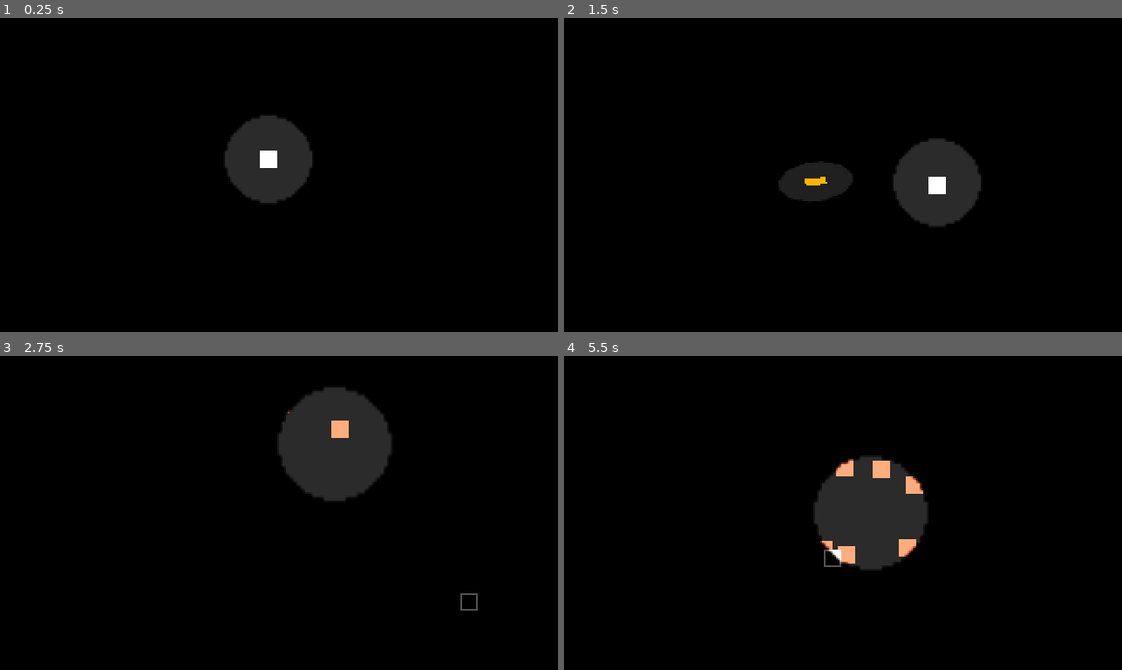
Above: before the commit, frames 1-4 (two rows, left to right).
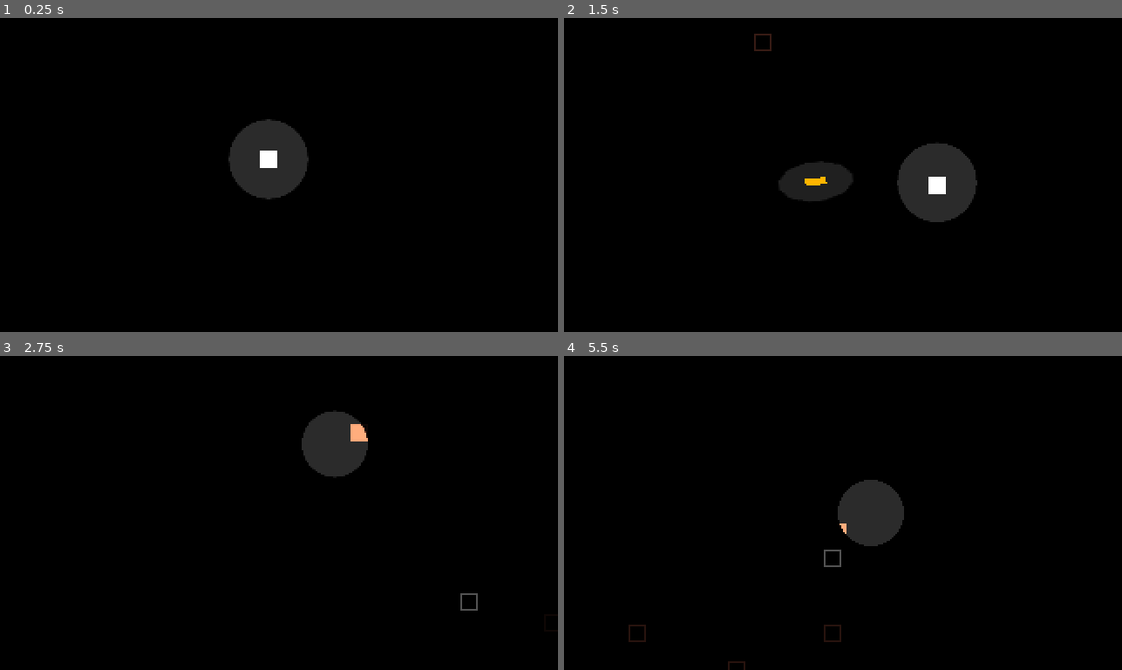
Above: after the commit, the same moments.

Repository: ThanapatrP/game-project-shooter
Game: Godot game, scene res://src/levels/test_level.tscn
The game is run twice, just before and just after one commit, with the same random seed, the same clock (stepped at 60 frames per second) and the same inputs.
Inputs (mouse positions are in pixels of both pictures, inside the frame that each line leads up to):
- Up to frame 1 (0.25 s): no input
- Up to frame 2 (1.5 s): tap Enter at 0.5 s; move the mouse to (965, 159) at 0.52 s; hold D (right) 0.53-1.28 s; hold Right mouse button (m2) 0.53-1.28 s; move the mouse to (731, 190) at 1.27 s; hold S (down) from 1.28 s (still down); click (731, 190) at 1.35 s
- Up to frame 3 (2.75 s): right-click (167, 528) at 1.55 s; move the mouse to (334, 443) at 2.02 s; release S (down) at 2.03 s; hold D (right) from 2.03 s (still down); hold Right mouse button (m2) from 2.03 s (still down)
- Up to frame 4 (5.5 s): move the mouse to (815, 575) at 2.77 s; release D (right) at 2.78 s; release Right mouse button (m2) at 2.78 s; hold W (up) 2.78-3.53 s; right-click (815, 575) at 2.85 s; move the mouse to (1010, 560) at 3.52 s; press the mouse at (1010, 560) at 3.53 s; hold A (left) 3.53-5.03 s; right-click (1010, 560) at 3.8 s; move the mouse to (675, 465) at 4.27 s; release the mouse at (675, 465) at 4.28 s; right-click (675, 465) at 4.35 s; move the mouse to (870, 513) at 5.02 s; hold S (down) from 5.03 s (still down); hold Right mouse button (m2) from 5.03 s (still down)

The runs differ from the first frame. In frame 1, 0.5% of the frame differs, in the area x 40-56%, y 31-59%; in frame 2, 0.6%; in frame 3, 3.9%, in the area x 50-70%, y 10-47%; in frame 4, 3.8%.

Commit message:
more gameplay loop

Diff:
--- a/src/characters/enemy/running_enemy.gd
+++ b/src/characters/enemy/running_enemy.gd
@@ -1,7 +1,7 @@
 extends CharacterBody2D
 
 
-const SPD = 20
+var spd = 20
 var hp = 100
 var flashing_t = 0.0
 
@@ -9,6 +9,10 @@
 
 
 func _process(delta):
+
+	if($PositionMarker.color.a > 0):
+		$PositionMarker.color.a = lerp($PositionMarker.color.a, 0.0, 0.1)
+
 	if follow == null:
 		if get_tree().current_scene.get_node_or_null("%Player"):
 			follow = get_tree().current_scene.get_node_or_null("%Player")
@@ -23,7 +27,7 @@
 
 func _physics_process(delta):
 	if follow != null:
-		velocity = lerp(velocity, global_position.direction_to(follow.global_position) * SPD, 0.1)
+		velocity = lerp(velocity, global_position.direction_to(follow.global_position) * spd, 0.1)
 	else:
 		velocity = Vector2.ZERO
 
@@ -31,11 +35,13 @@
 
 
 func hurt(kb_dir, damage):
-	velocity = kb_dir * SPD * 3
+	velocity = kb_dir * spd * 3
 
 	hp -= damage
 
 	flashing_t = 0.04
 
+	spd *= 1.1
+
 	if hp <= 0.0:
 		queue_free()
--- a/src/characters/enemy/running_enemy.tscn
+++ b/src/characters/enemy/running_enemy.tscn
@@ -8,6 +8,9 @@
 [sub_resource type="CapsuleShape2D" id="CapsuleShape2D_1utja"]
 radius = 5.0
 height = 10.0
+
+[sub_resource type="CanvasItemMaterial" id="CanvasItemMaterial_1utja"]
+light_mode = 1
 
 [node name="RunningEnemy" type="CharacterBody2D"]
 collision_layer = 4
@@ -33,3 +36,9 @@
 [node name="CollisionShape2D" type="CollisionShape2D" parent="."]
 rotation = 1.5708
 shape = SubResource("CapsuleShape2D_1utja")
+
+[node name="PositionMarker" type="Polygon2D" parent="."]
+material = SubResource("CanvasItemMaterial_1utja")
+scale = Vector2(0.03125, 0.03125)
+color = Color(0.698039, 0.341176, 0.247059, 1)
+polygon = PackedVector2Array(-160, -160, -128, -128, -128, 128, 128, 128, 128, -128, -128, -128, -160, -160, 160, -160, 160, 160, -160, 160)
--- a/src/characters/player/player.gd
+++ b/src/characters/player/player.gd
@@ -5,9 +5,9 @@
 const SPD = 80.0
 var p_input := Vector2.ZERO
 
-const LIGHT_RAD := 16
-const DEF_LIGHT_SCALE = 2.2
-const PLAYER_LIGHT_SCALE = 1.7
+const LIGHT_RES := 128
+const DEF_LIGHT_SCALE = 40
+const PLAYER_LIGHT_SCALE = 48
 var mouse_pos : Vector2 = Vector2.ZERO
 var mouse_rad := 0.0
 var mouse_dir : Vector2 = Vector2.ZERO
@@ -30,28 +30,12 @@
 
 	var lerp_pow = 0.5
 
-	# if get_global_mouse_position().distance_to(global_position) < 32:
-	# 	$LightPivot.global_position = lerp($LightPivot.global_position, global_position, lerp_pow)
-	# 	$LightPivot.scale = lerp($LightPivot.scale, Vector2(PLAYER_LIGHT_SCALE, PLAYER_LIGHT_SCALE), lerp_pow)
-	# 	$LightPivot/PointLight2D.energy = lerp($LightPivot/PointLight2D.energy, 0.0, lerp_pow)
-
-	# 	$SelfLight.energy = lerp($SelfLight.energy, 2.0, lerp_pow)
-	# 	$SelfLight.scale = lerp($SelfLight.scale, Vector2(PLAYER_LIGHT_SCALE, PLAYER_LIGHT_SCALE), lerp_pow)
-
-	# else:
-	# 	$LightPivot.global_position = get_global_mouse_position()
-	# 	$LightPivot.scale = lerp($LightPivot.scale, Vector2(DEF_LIGHT_SCALE, DEF_LIGHT_SCALE), lerp_pow)
-	# 	$LightPivot/PointLight2D.energy = lerp($LightPivot/PointLight2D.energy, 2.0, lerp_pow)
-
-	# 	$SelfLight.energy = lerp($SelfLight.energy, 1.5, lerp_pow)
-	# 	$SelfLight.scale = lerp($SelfLight.scale, Vector2(PLAYER_LIGHT_SCALE * 0.4, PLAYER_LIGHT_SCALE * 0.4), lerp_pow)
-
 	if Input.is_action_pressed("m2"):
 		$LightPivot.global_position = lerp($LightPivot.global_position, get_global_mouse_position(), lerp_pow)
-		$LightPivot.scale = lerp($LightPivot.scale, Vector2(DEF_LIGHT_SCALE, DEF_LIGHT_SCALE), lerp_pow)
+		$LightPivot.scale = lerp($LightPivot.scale, float_to_vec(cal_light_scale(DEF_LIGHT_SCALE)), lerp_pow)
 	else:
 		$LightPivot.global_position = lerp($LightPivot.global_position, global_position, lerp_pow)
-		$LightPivot.scale = lerp($LightPivot.scale, Vector2(PLAYER_LIGHT_SCALE, PLAYER_LIGHT_SCALE), lerp_pow)
+		$LightPivot.scale = lerp($LightPivot.scale, float_to_vec(cal_light_scale(PLAYER_LIGHT_SCALE)), lerp_pow)
 
 	shoot_cd -= delta
 
@@ -81,3 +65,11 @@
 	get_tree().current_scene.add_child(bullet)
 
 	shoot_cd = DEF_SHOOT_CD
+
+func cal_light_scale(target_rad):
+	var p = 1.0/LIGHT_RES
+
+	return p * target_rad
+
+func float_to_vec(n):
+	return Vector2(n, n)
--- a/src/characters/player/player.tscn
+++ b/src/characters/player/player.tscn
@@ -16,8 +16,8 @@
 
 [sub_resource type="GradientTexture2D" id="GradientTexture2D_5c1al"]
 gradient = SubResource("Gradient_bxhu7")
-width = 32
-height = 32
+width = 128
+height = 128
 fill = 1
 fill_from = Vector2(0.5, 0.5)
 fill_to = Vector2(0, 1)
--- /dev/null
+++ b/src/levels/spawner.gd
@@ -0,0 +1,37 @@
+extends Node
+
+var spawn_cd = [1,2]
+var spawn_count = [2,5]
+
+var enemy_scene = preload("res://src/characters/enemy/running_enemy.tscn")
+
+var timer : Timer = null
+
+func _ready() -> void:
+	randomize()
+
+	timer = Timer.new()
+	add_child(timer)
+	timer.connect("timeout", spawn_rand)
+	timer.autostart = false
+	timer.one_shot = true
+
+	timer.start(randf_range(spawn_cd.get(0), spawn_cd.get(1)))
+
+func spawn_rand():
+	randomize()
+	var new_range = randf_range(spawn_count.get(0), spawn_count.get(1))
+	for i in range(0, new_range):
+		spawn()
+
+	timer.start(randf_range(spawn_cd.get(0), spawn_cd.get(1)))
+
+
+func spawn():
+	randomize()
+
+	var new_ene = enemy_scene.instantiate() as Node2D
+
+	new_ene.global_position = Vector2(randf_range(-32, 320+32), randf_range(-32, 180+32))
+
+	get_tree().current_scene.add_child(new_ene)
--- a/src/levels/test_level.tscn
+++ b/src/levels/test_level.tscn
@@ -1,7 +1,7 @@
 [gd_scene load_steps=3 format=3 uid="uid://bcnmonal0ebkm"]
 
 [ext_resource type="PackedScene" uid="uid://c2uvr2f2eld2n" path="res://src/characters/player/player.tscn" id="1_1ky7t"]
-[ext_resource type="PackedScene" uid="uid://dolcvif2pycvo" path="res://src/characters/enemy/running_enemy.tscn" id="2_6o3kl"]
+[ext_resource type="Script" uid="uid://dlkm2ubumia7v" path="res://src/levels/spawner.gd" id="2_6o3kl"]
 
 [node name="TestLevel" type="Node2D"]
 y_sort_enabled = true
@@ -21,98 +21,5 @@
 [node name="CanvasModulate" type="CanvasModulate" parent="."]
 color = Color(0, 0, 0, 1)
 
-[node name="RunningEnemy" parent="." instance=ExtResource("2_6o3kl")]
-position = Vector2(243, 155)
-
-[node name="RunningEnemy2" parent="." instance=ExtResource("2_6o3kl")]
-position = Vector2(275, 123)
-
-[node name="RunningEnemy3" parent="." instance=ExtResource("2_6o3kl")]
-position = Vector2(293, 81)
-
-[node name="RunningEnemy4" parent="." instance=ExtResource("2_6o3kl")]
-position = Vector2(287, 28)
-
-[node name="RunningEnemy5" parent="." instance=ExtResource("2_6o3kl")]
-position = Vector2(254, 6)
-
-[node name="RunningEnemy6" parent="." instance=ExtResource("2_6o3kl")]
-position = Vector2(191, -7)
-
-[node name="RunningEnemy7" parent="." instance=ExtResource("2_6o3kl")]
-position = Vector2(139, -18)
-
-[node name="RunningEnemy8" parent="." instance=ExtResource("2_6o3kl")]
-position = Vector2(87, -4)
-
-[node name="RunningEnemy9" parent="." instance=ExtResource("2_6o3kl")]
-position = Vector2(43, 13)
-
-[node name="RunningEnemy10" parent="." instance=ExtResource("2_6o3kl")]
-position = Vector2(15, 37)
-
-[node name="RunningEnemy11" parent="." instance=ExtResource("2_6o3kl")]
-position = Vector2(7, 75)
-
-[node name="RunningEnemy12" parent="." instance=ExtResource("2_6o3kl")]
-position = Vector2(27, 123)
-
-[node name="RunningEnemy13" parent="." instance=ExtResource("2_6o3kl")]
-position = Vector2(57, 151)
-
-[node name="RunningEnemy14" parent="." instance=ExtResource("2_6o3kl")]
-position = Vector2(86, 167)
-
-[node name="RunningEnemy15" parent="." instance=ExtResource("2_6o3kl")]
-position = Vector2(154, 172)
-
-[node name="RunningEnemy16" parent="." instance=ExtResource("2_6o3kl")]
-position = Vector2(189, 170)
-
-[node name="RunningEnemy17" parent="." instance=ExtResource("2_6o3kl")]
-position = Vector2(67, 195)
-
-[node name="RunningEnemy18" parent="." instance=ExtResource("2_6o3kl")]
-position = Vector2(15, 162)
-
-[node name="RunningEnemy19" parent="." instance=ExtResource("2_6o3kl")]
-position = Vector2(-18, 107)
-
-[node name="RunningEnemy20" parent="." instance=ExtResource("2_6o3kl")]
-position = Vector2(-35, 22)
-
-[node name="RunningEnemy21" parent="." instance=ExtResource("2_6o3kl")]
-position = Vector2(23, -28)
-
-[node name="RunningEnemy22" parent="." instance=ExtResource("2_6o3kl")]
-position = Vector2(23, -28)
-
-[node name="RunningEnemy23" parent="." instance=ExtResource("2_6o3kl")]
-position = Vector2(112, -61)
-
-[node name="RunningEnemy24" parent="." instance=ExtResource("2_6o3kl")]
-position = Vector2(210, -46)
-
-[node name="RunningEnemy25" parent="." instance=ExtResource("2_6o3kl")]
-position = Vector2(291, -32)
-
-[node name="RunningEnemy26" parent="." instance=ExtResource("2_6o3kl")]
-position = Vector2(343, 17)
-
-[node name="RunningEnemy27" parent="." instance=ExtResource("2_6o3kl")]
-position = Vector2(350, 82)
-
-[node name="RunningEnemy28" parent="." instance=ExtResource("2_6o3kl")]
-position = Vector2(322, 152)
-
-[node name="RunningEnemy29" parent="." instance=ExtResource("2_6o3kl")]
-position = Vector2(266, 213)
-
-[node name="RunningEnemy30" parent="." instance=ExtResource("2_6o3kl")]
-position = Vector2(163, 221)
-
-[node name="RunningEnemy31" parent="." instance=ExtResource("2_6o3kl")]
-position = Vector2(163, 221)
-
-[node name="RunningEnemy32" parent="." instance=ExtResource("2_6o3kl")]
-position = Vector2(115, 216)
+[node name="Spawner" type="Node" parent="."]
+script = ExtResource("2_6o3kl")
Not shown: 1 places in src/characters/enemy/running_enemy.tscn that only renumber resources
Not shown, added: src/levels/spawner.gd.uid
